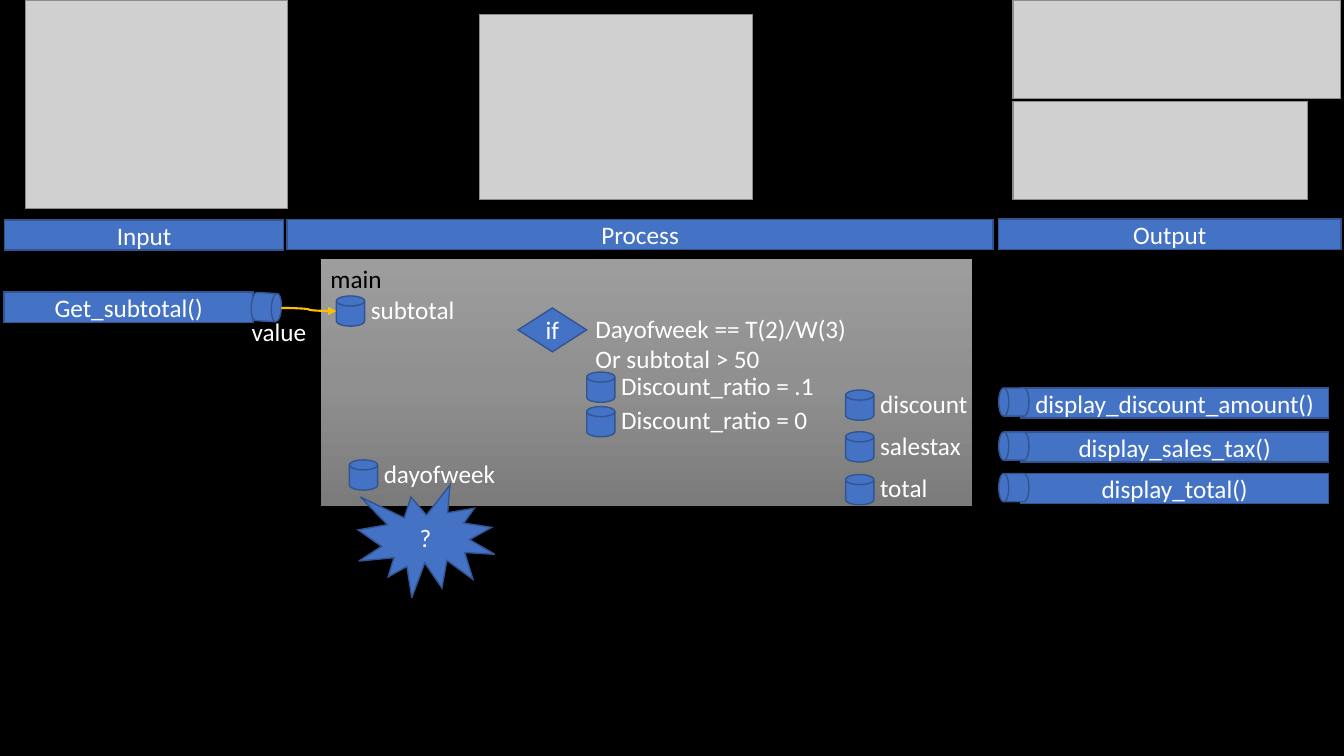
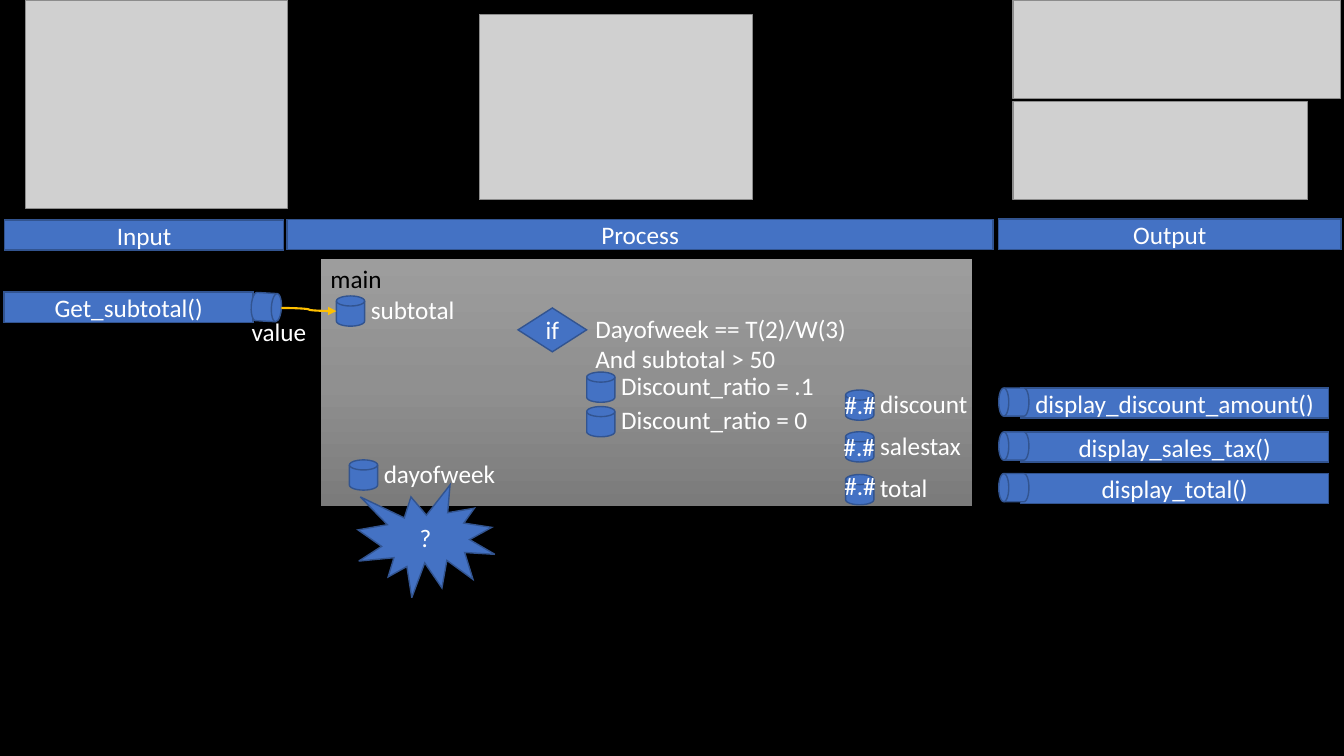
Before and after one commit to BroClements/CSE111ProgwFunctions, a slide deck: slide 32 of CSE111W2_CallingFunctions.pptx (slide 18 before the commit). Drawn at 1344x756 pixels with LibreOffice and Linux fonts; fonts in the diff are those of the drawing; grey boxes stand for pictures. Boxes give left, top, right and bottom in pixels: in the first picture for what was removed or moved away, otherwise in the second. Text is boxed around its words. In the diff, an @@ line names an element or a change of style, - is before the commit and + after.

```diff
--- a/CSE111W2_CallingFunctions.pptx
+++ b/CSE111W2_CallingFunctions.pptx
@@ text at box(595, 350, 776, 374): text changed @@
-Or subtotal > 50
+And subtotal > 50
@@ text added at box(835, 385, 887, 425), 18 pt, text #FFFFFF @@
+#.#
@@ text added at box(834, 426, 886, 467), 18 pt, text #FFFFFF @@
+#.#
@@ text added at box(835, 466, 887, 506), 18 pt, text #FFFFFF @@
+#.#
```
Also in this commit, not shown: 11 other slides changed, 17 slides added, 4 other files.
